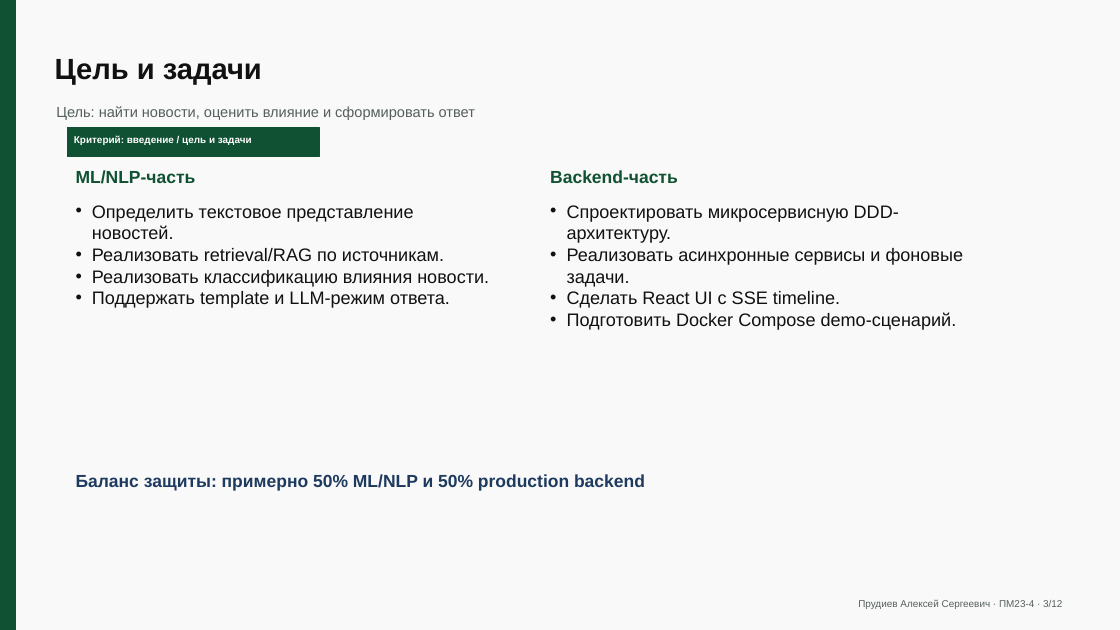
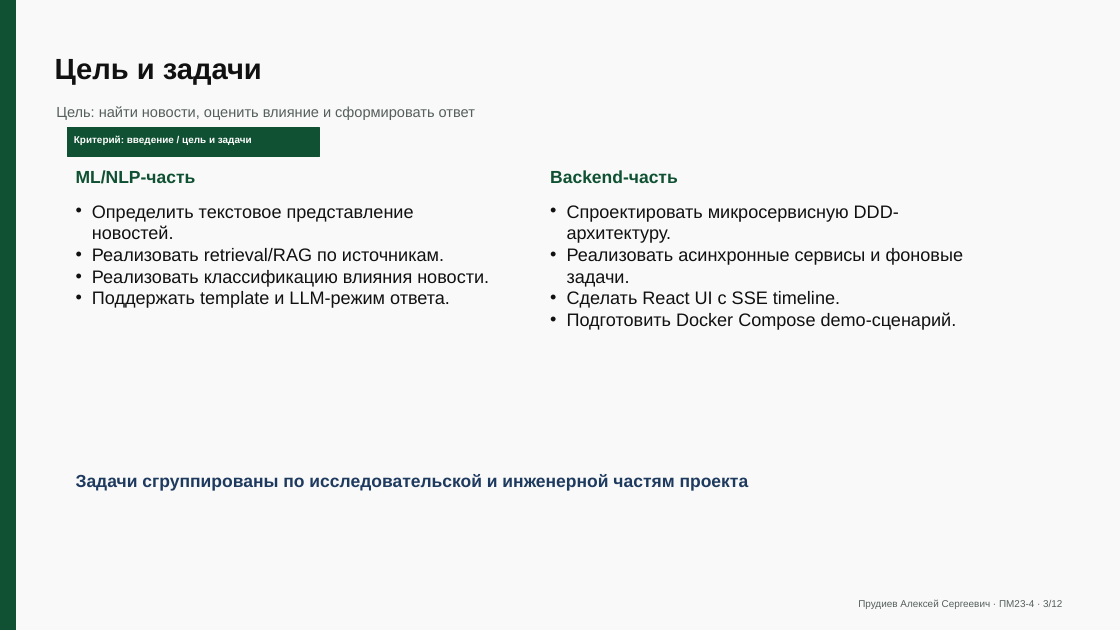
Before and after one commit to alexeydev22/news-analysis, a slide deck: slide 3 of docs/final/coursework-defense-presentation.pptx. Drawn at 1120x630 pixels with LibreOffice and Linux fonts; fonts in the diff are those of the drawing. Boxes give left, top, right and bottom in pixels: in the first picture for what was removed or moved away, otherwise in the second. Text is boxed around its words. In the diff, an @@ line names an element or a change of style, - is before the commit and + after.

```diff
--- a/docs/final/coursework-defense-presentation.pptx
+++ b/docs/final/coursework-defense-presentation.pptx
@@ text at [76,474,749,491]: text changed @@
-Баланс защиты: примерно 50% ML/NLP и 50% production backend
+Задачи сгруппированы по исследовательской и инженерной частям проекта
```
Also in this commit, not shown: 22 other files.
